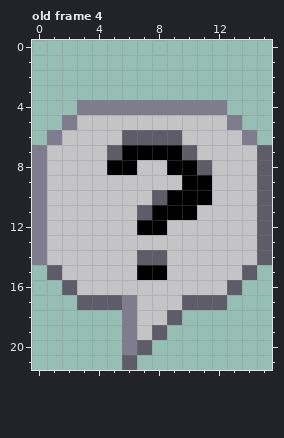
Pixel-art file -- art/callout.aseprite. The picture above is the old version.
16x22 pixels, 8 frames. Shown: old frame 4.
After the commit:
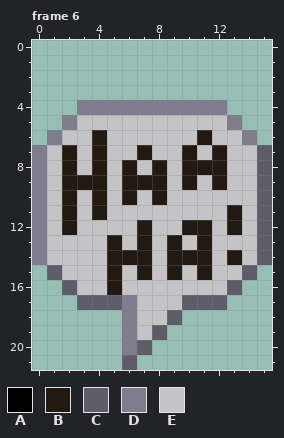
Palette (. is transparent): A #000000  B #211912  C #5f5c6a  D #7f7c8d  E #c4c4c6
A new or re-ordered frame is compared with the old frame closest to it.
Change:
frames 8 -> 9
--- frame 6 is new; against old frame 4, layer "item"
@@ x 0..15 @@
  5 ..DEEEEEEEEEED..
- 6 .DEEEECCCCEEEED.
- 7 DEEEECAAAACEEEEC
- 8 DEEEEAAEEAACEEEC
- 9 DEEEEEEEEEAAEEEC
-10 DEEEEEEECAAAEEEC
-11 DEEEEEECAAAEEEEC
-12 DEEEEEEAAEEEEEEC
-13 DEEEEEEEEEEEEEEC
-14 DEEEEEECCEEEEEEC
-15 .CEEEEEAAEEEEEC.
-16 ..CEEEEEEEEEEC..
+ 6 .DEEBEEEEEEBEED.
+ 7 DEBEBEEBEEBEBEEC
+ 8 DEBEBEBEBEBBBEEC
+ 9 DEBBBEBBBEBEBEEC
+10 DEBEBEBEBEEEEEEC
+11 DEBEBEEEEEEEEBEC
+12 DEBEEEEBEEBBEBEC
+13 DEEEEBEBEBEBEEEC
+14 DEEEEBBBEBBBEBEC
+15 .CEEEBEBEBEBEEC.
+16 ..CEEBEEEEEEEC..
 17 ...CCCDEEECCC...
Changed places in both pictures, as pixel boxes (x1, y1, x2, y2):
changed: (62, 130, 242, 295)
